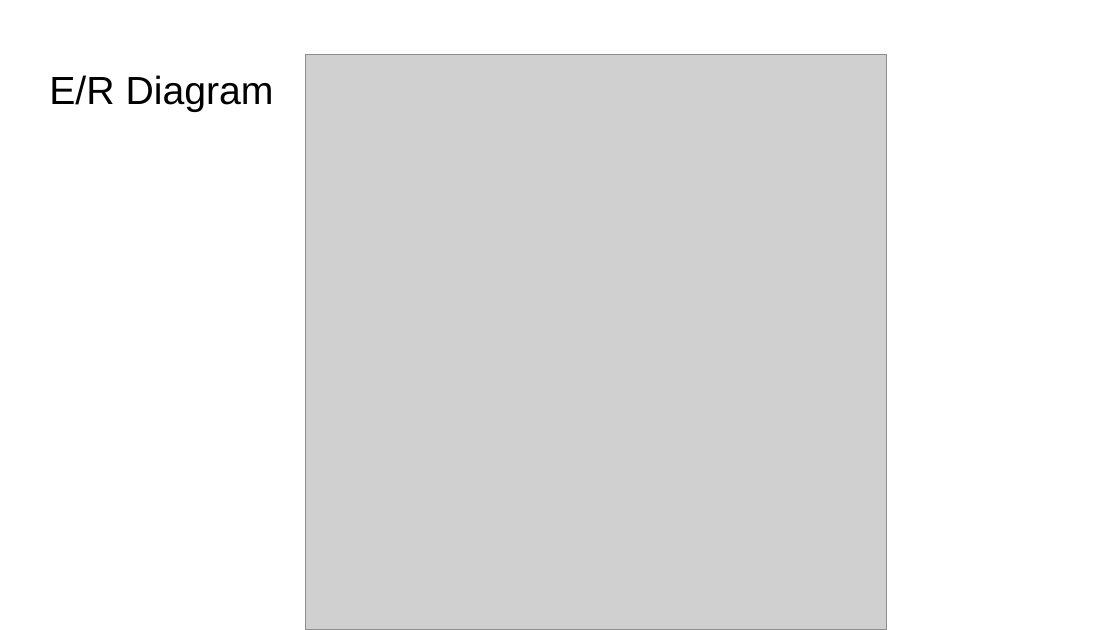
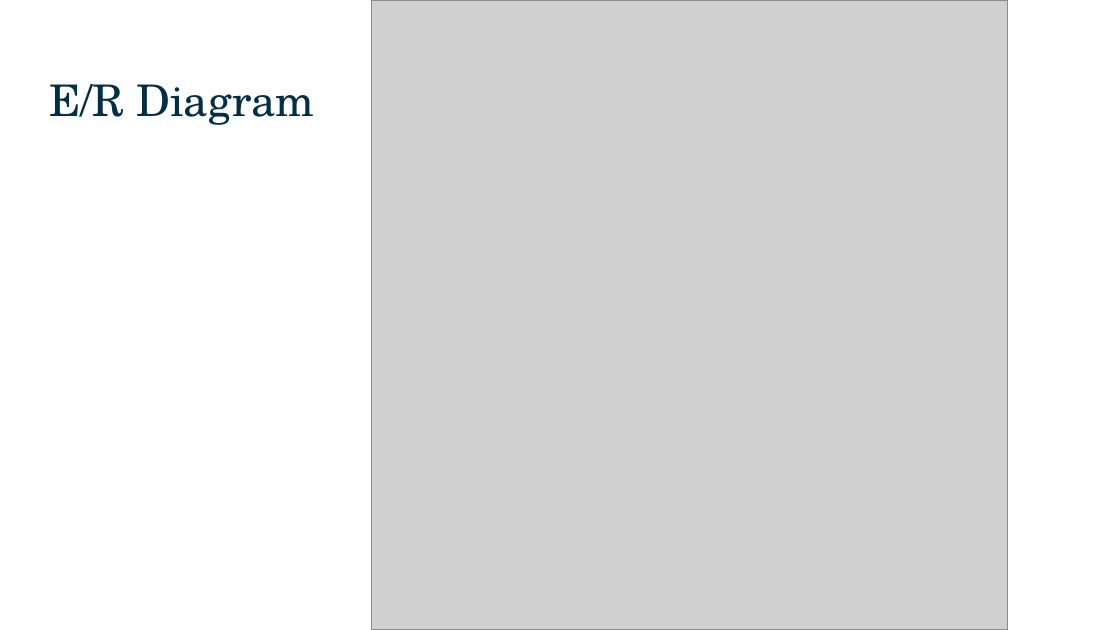
Before and after one commit to elginli/CSE-111-Project, a slide deck: slide 5 of Checkpoint3-slides.pptx. Drawn at 1120x630 pixels with LibreOffice and Linux fonts; fonts in the diff are those of the drawing; grey boxes stand for pictures. Boxes give left, top, right and bottom in pixels: in the first picture for what was removed or moved away, otherwise in the second. Text is boxed around its words. In the diff, an @@ line names an element or a change of style, - is before the commit and + after.

```diff
--- a/Checkpoint3-slides.pptx
+++ b/Checkpoint3-slides.pptx
@@ picture: place and size @@
-picture at (306,55,887,630)
+picture at (372,0,1008,629)
@@ title "E/R Diagram": place and size @@
-title "E/R Diagram" at (49,75,274,112)
+title "E/R Diagram" at (49,84,314,125)
@@ title "E/R Diagram" at (49,84,314,125): size 25.2 to 28 pt, font Arial to TeX Gyre Schola, text colour #000000 to #002F4A @@
```
Also in this commit, not shown: 5 other slides changed, 2 other files.
